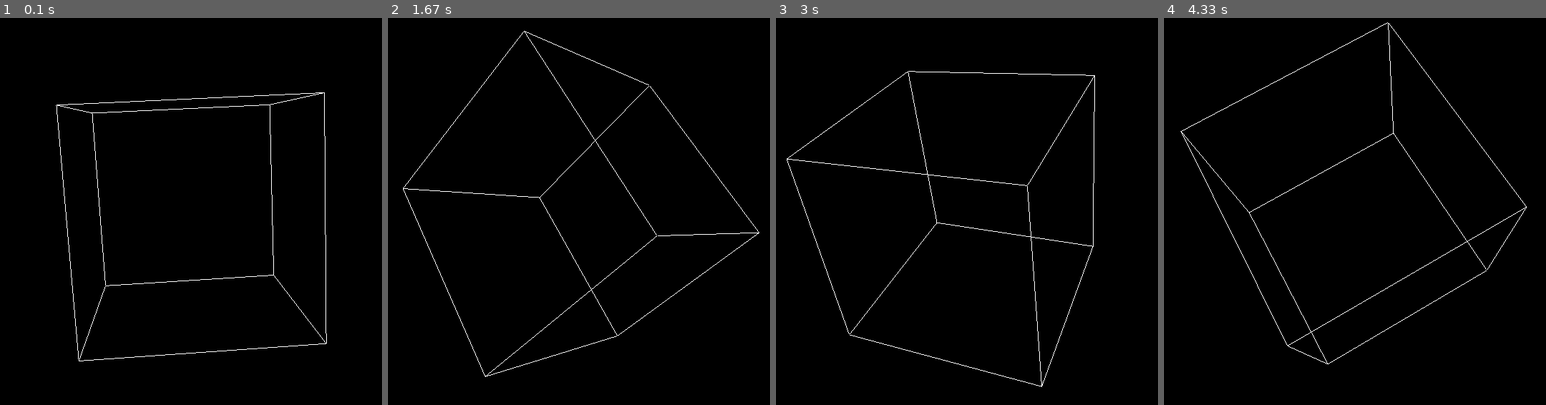
Above: before the commit, frames 1-4 (left to right).
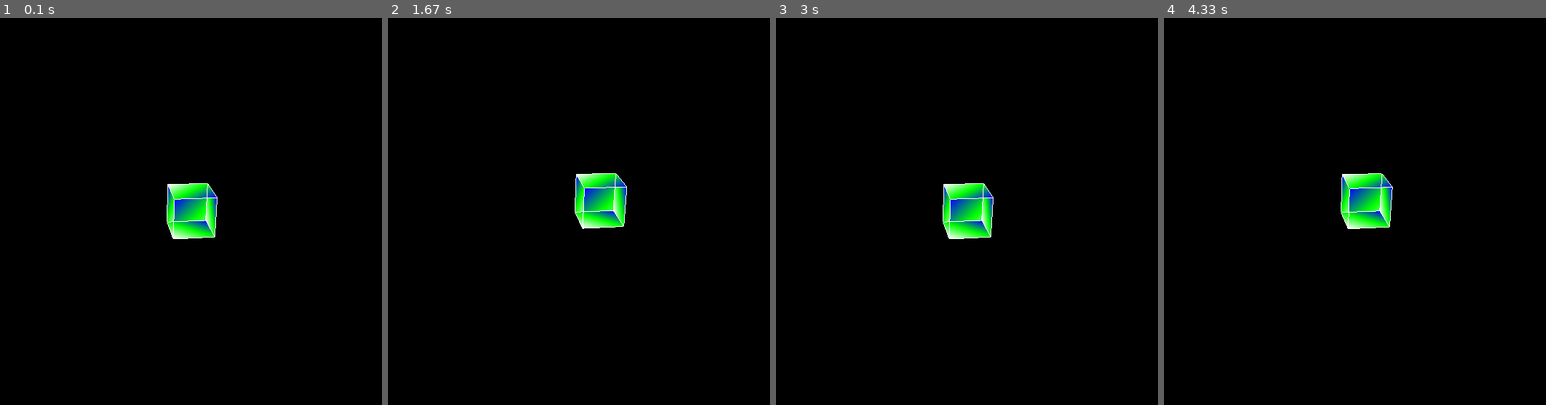
Above: after the commit, the same moments.

Repository: ogu83/pyrubicscube
Game: pygame game, started from opengl_tutorial.py
Two runs of this game, one before a commit and one after it. Both use one fixed random seed, a clock stepped at 60 frames per second and the inputs below.
Inputs (mouse positions are in pixels of both pictures, inside the frame that each line leads up to):
- Up to frame 1 (0.1 s): no input
- Up to frame 2 (1.67 s): hold Right 0.33-0.8 s; click (559, 230) at 0.88 s; hold Up 1.17-1.47 s; hold Right from 1.5 s (still down)
- Up to frame 3 (3 s): release Right at 1.97 s; hold Left 2-2.53 s; hold Down 2.57-2.87 s; hold Left from 2.9 s (still down)
- Up to frame 4 (4.33 s): release Left at 3.3 s; hold Up 3.33-3.7 s; hold Right from 3.73 s (still down)

The runs differ from the first frame. In frame 1, 2.7% of the frame differs, in the area x 14-86%, y 19-89%; in frame 2, 2.6%; in frame 3, 2.7%; in frame 4, 2.6%.

Commit message:
Tutorial 4

Diff:
--- a/opengl_tutorial.py
+++ b/opengl_tutorial.py
@@ -30,22 +30,60 @@
     (5,7),
     )
 
+
+surfaces = (
+    (0,1,2,3),
+    (3,2,7,6),
+    (6,7,5,4),
+    (4,5,1,0),
+    (1,5,7,2),
+    (4,0,3,6),
+)
+
+colors = (
+    (1,0,0),
+    (0,1,0),
+    (0,0,1),
+    (0,1,0),
+    (1,1,1),
+    (0,1,1),
+    (1,0,0),
+    (0,1,0),
+    (0,1,1),
+    (0,0,0),
+    (1,1,1),
+    (0,1,1),
+)
+
 def Cube():
+
+    glBegin(GL_QUADS)
+
+    for surface in surfaces:
+        s = 0
+        for vertex in surface:
+            s+=1
+            glColor3fv(colors[s])
+            glVertex3fv(verticies[vertex])
+    glEnd()
+
     glBegin(GL_LINES)
+
     for edge in edges:
         for vertex in edge:
             glVertex3fv(verticies[vertex])
 
     glEnd()
 
+
 def main():
     pygame.init()
     display = (800,600)
     pygame.display.set_mode(display, DOUBLEBUF|OPENGL)
 
-    gluPerspective(45, (display[0]/display[1]), 0.1, 50.0)
-    glTranslatef(0.0, 0.0, -5)
-    glRotatef(0, 0, 0, 0)
+    gluPerspective(45, (display[0]/display[1]), 0.1, 50)
+    glTranslatef(0, 0, -25)
+    glRotatef(25, 2, 1, 0)
 
     while True:
         for event in pygame.event.get():
@@ -53,7 +91,23 @@
                 pygame.quit()
                 quit()
 
-        glRotatef(1, 3, 1, 1)
+            if event.type == pygame.KEYDOWN:
+                if (event.key == pygame.K_LEFT):
+                    glTranslatef(-0.5,0,0)
+                if (event.key == pygame.K_RIGHT):
+                    glTranslatef(0.5,0,0)
+                if (event.key == pygame.K_UP):
+                    glTranslatef(0,0.5,0)
+                if (event.key == pygame.K_DOWN):
+                    glTranslatef(0,-0.5,0)
+
+            if event.type == pygame.MOUSEBUTTONDOWN:
+                if event.button == 4:
+                    glTranslatef(0,0,-1.0)
+                if event.button == 5:
+                    glTranslatef(0,0,1.0)
+
+        # glRotatef(1, 5, 5, 5)
         glClear(GL_COLOR_BUFFER_BIT|GL_DEPTH_BUFFER_BIT)
         Cube()
         pygame.display.flip()
